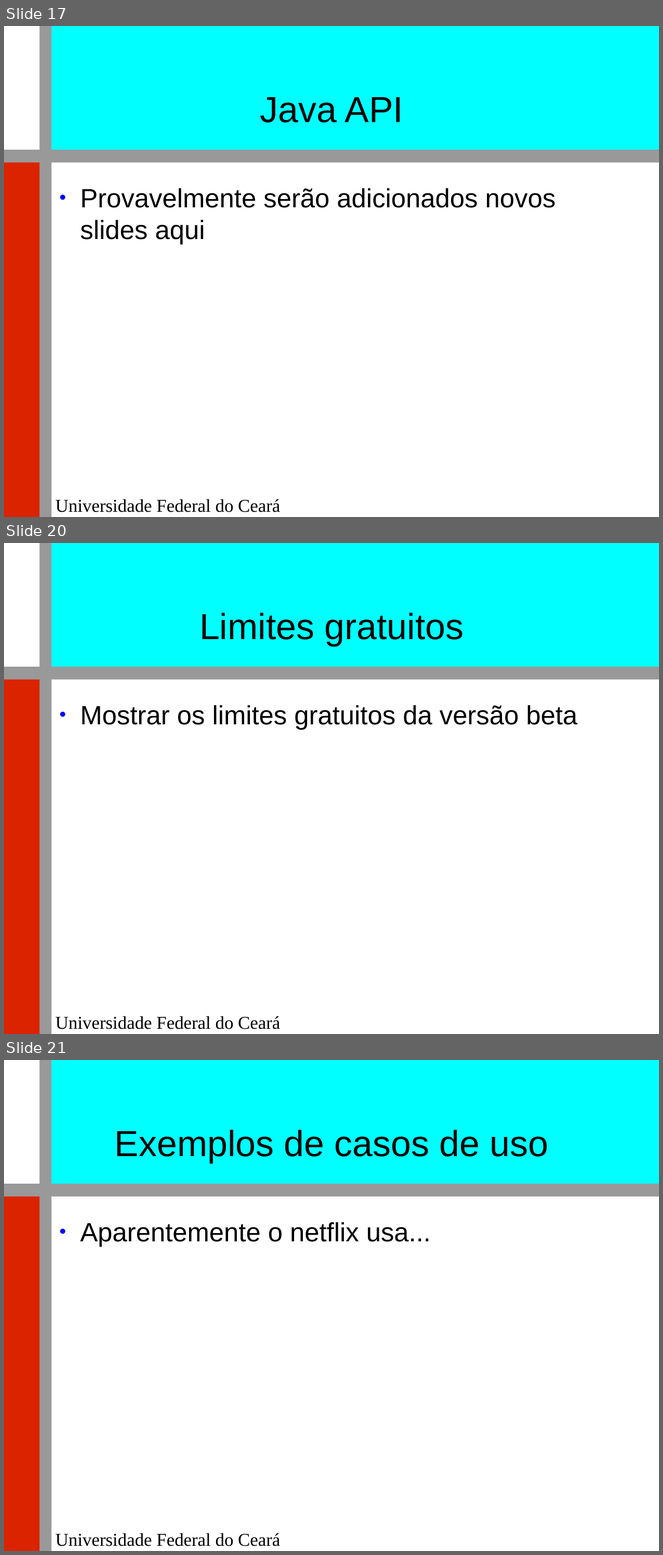
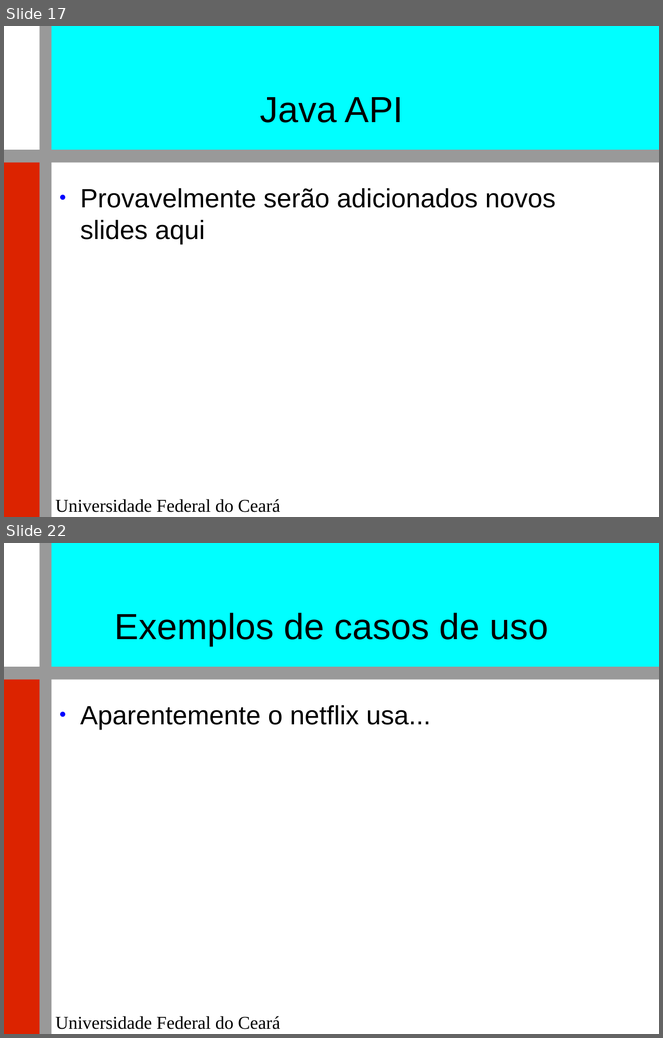
Before and after one commit to renatocjn/NoSQL_TF, a slide deck: Apresentação.odp. Shown one above the other, each under a label of ours: slides 17, 20 and 21 before the commit, slides 17 and 22 after it; the slides between them are not shown. The pictures are 663x1555 and 663x1038 pixels, drawn with LibreOffice and Linux fonts; fonts in the diff are those of the drawing; background and template pictures are left out. Boxes give left, top, right and bottom in pixels: in the first picture for what was removed or moved away, otherwise in the second. Text is boxed around its words. In the diff, an @@ line names an element or a change of style, - is before the commit and + after.

Commit message:
limites, custos, links

```diff
--- a/Apresentação.odp
+++ b/Apresentação.odp
@@ slide 20 removed at [4, 543, 659, 1034], background #FFFFFF; not listed: 5 template elements that a slide beside it also shows @@
@@ title removed at [200, 613, 464, 646] @@
-Limites gratuitos
@@ text removed at [80, 705, 578, 730] @@
-● Mostrar os limites gratuitos da versão beta
@@ what was slide 21 is now slide 22 @@
```
Also in this commit, not shown: 4 slides changed, 2 slides added, 1 other file.
